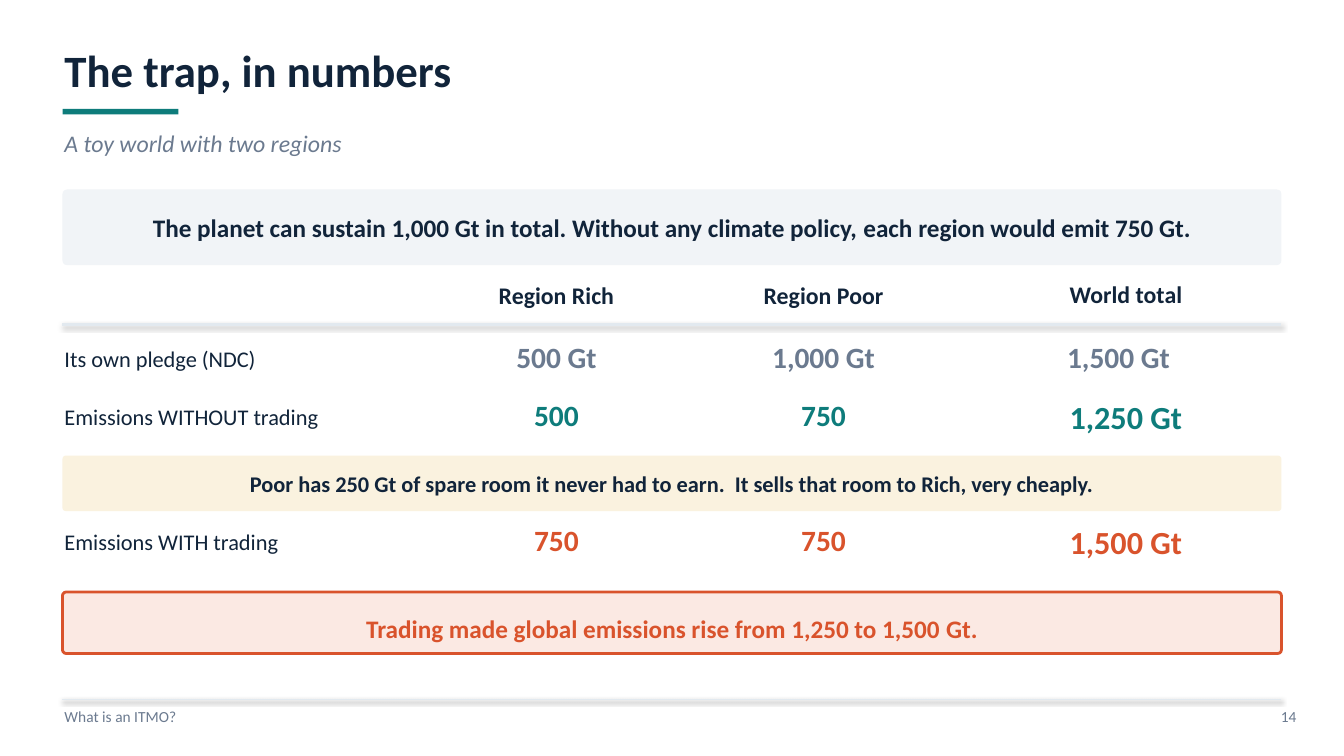
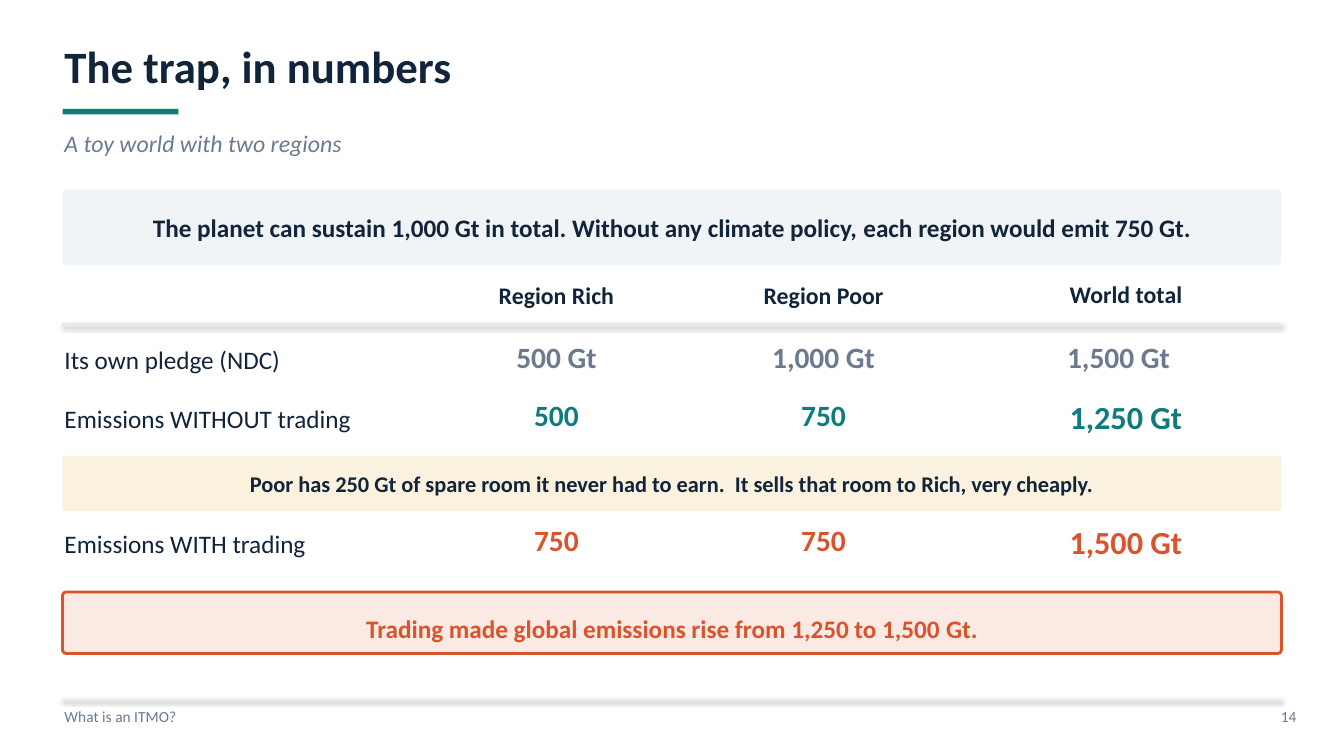
Before and after one commit to bixiou/global_tax_attitudes, a slide deck: slide 14 of presentations/itmo_rules.pptx. Drawn at 1344x756 pixels with LibreOffice and Linux fonts; fonts in the diff are those of the drawing. Boxes give left, top, right and bottom in pixels: in the first picture for what was removed or moved away, otherwise in the second. Text is boxed around its words. In the diff, an @@ line names an element or a change of style, - is before the commit and + after.

```diff
--- a/presentations/itmo_rules.pptx
+++ b/presentations/itmo_rules.pptx
@@ text "The trap, in numbers": place and size @@
-text "The trap, in numbers" at (64, 55, 451, 94)
+text "The trap, in numbers" at (64, 51, 451, 90)
@@ size 16 to 18 pt in 3 elements at (64, 350, 279, 374), (64, 410, 351, 433), (64, 535, 306, 558) @@
```
Also in this commit, not shown: 5 other slides changed, 3 other files.
